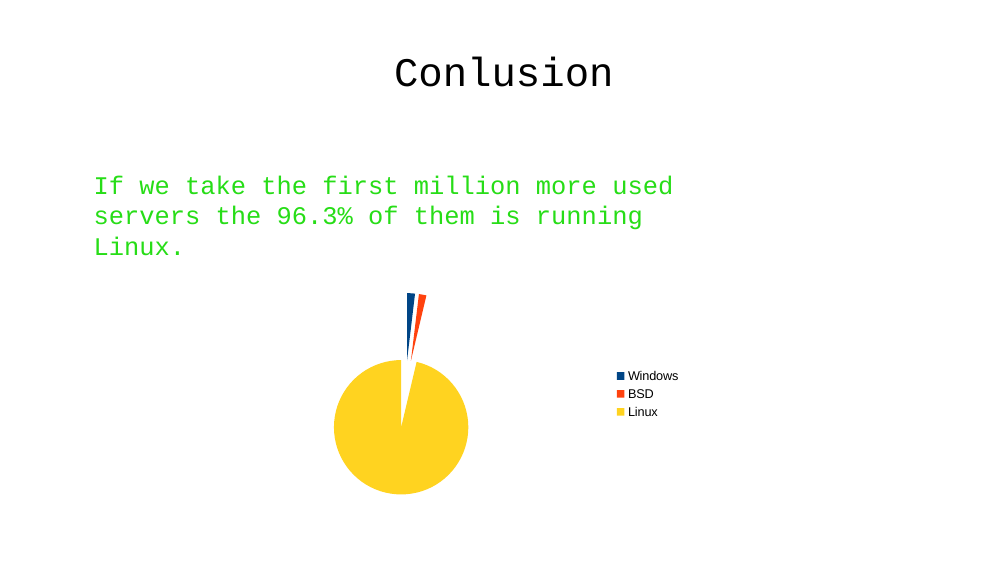
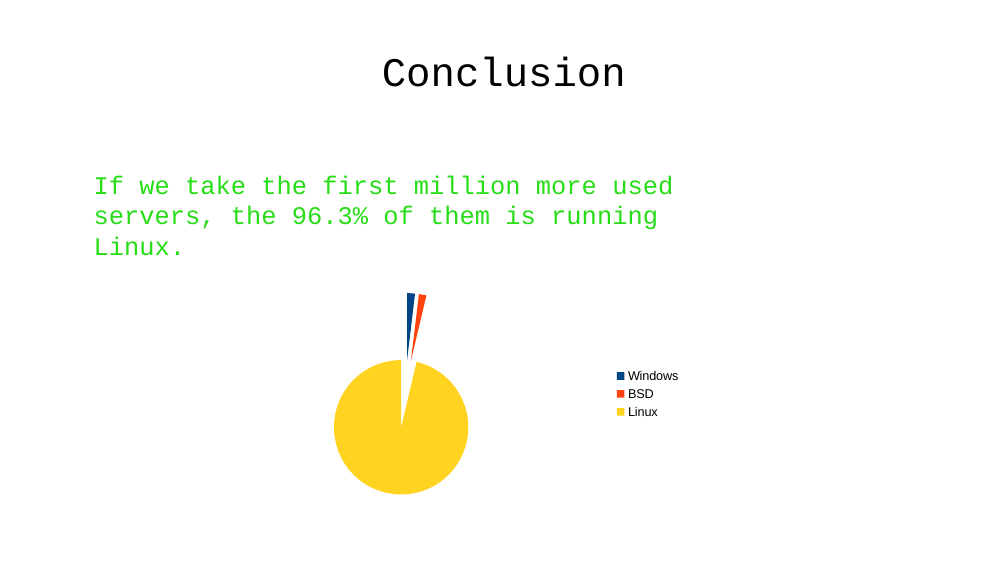
Before and after one commit to WAPEETY/open-source-presentation, a slide deck: slide 10 of open_source.odp. Drawn at 1008x567 pixels with LibreOffice and Linux fonts; fonts in the diff are those of the drawing; background and template pictures are left out. Boxes give left, top, right and bottom in pixels: in the first picture for what was removed or moved away, otherwise in the second. Text is boxed around its words. In the diff, an @@ line names an element or a change of style, - is before the commit and + after.

```diff
--- a/open_source.odp
+++ b/open_source.odp
@@ title at (382,56,626,87): text changed @@
-Conlusion
+Conclusion
@@ text at (94,175,673,256): text changed @@
-If we take the first million more used servers the 96.3% of them is running Linux.
+If we take the first million more used servers, the 96.3% of them is running Linux.
```
Also in this commit, not shown: 8 other slides changed.
